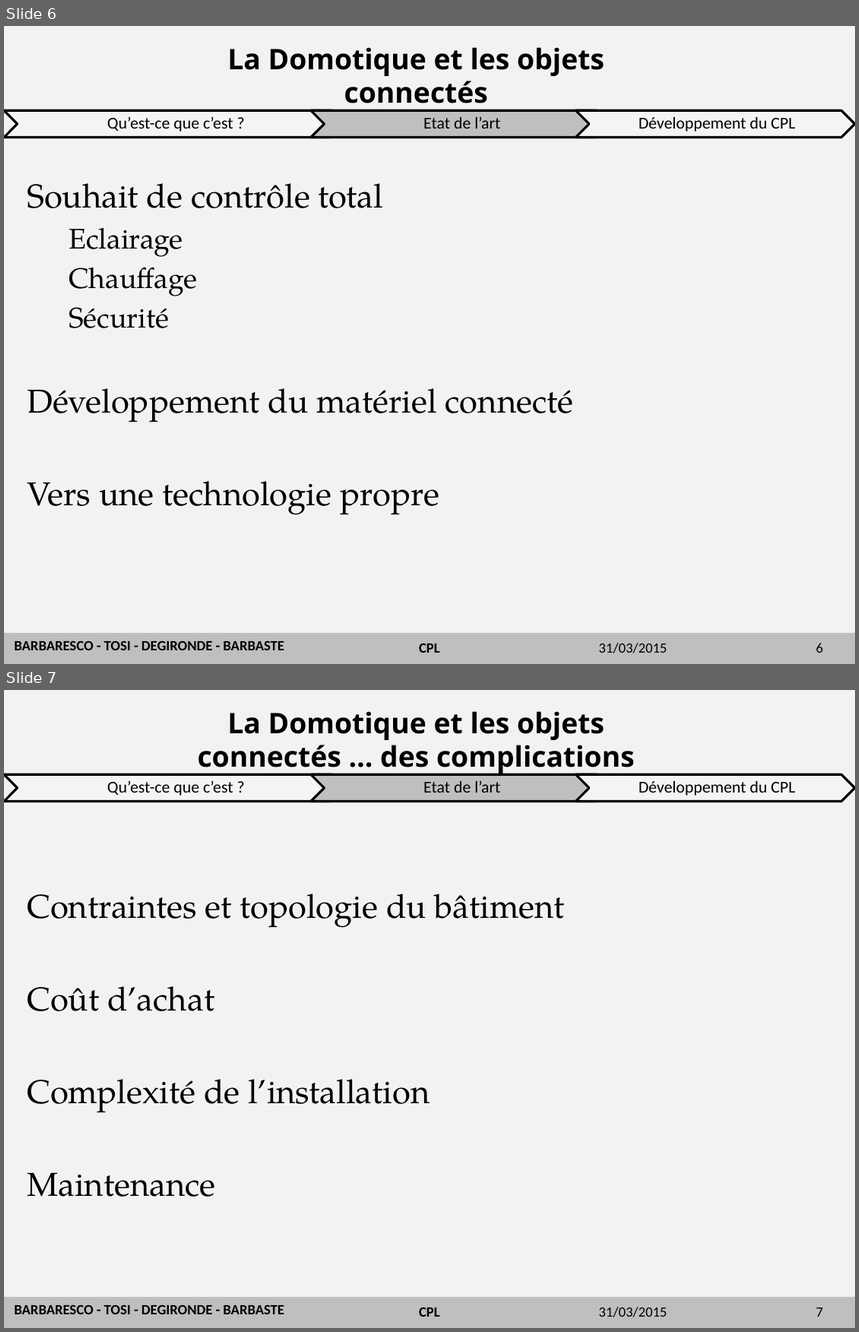
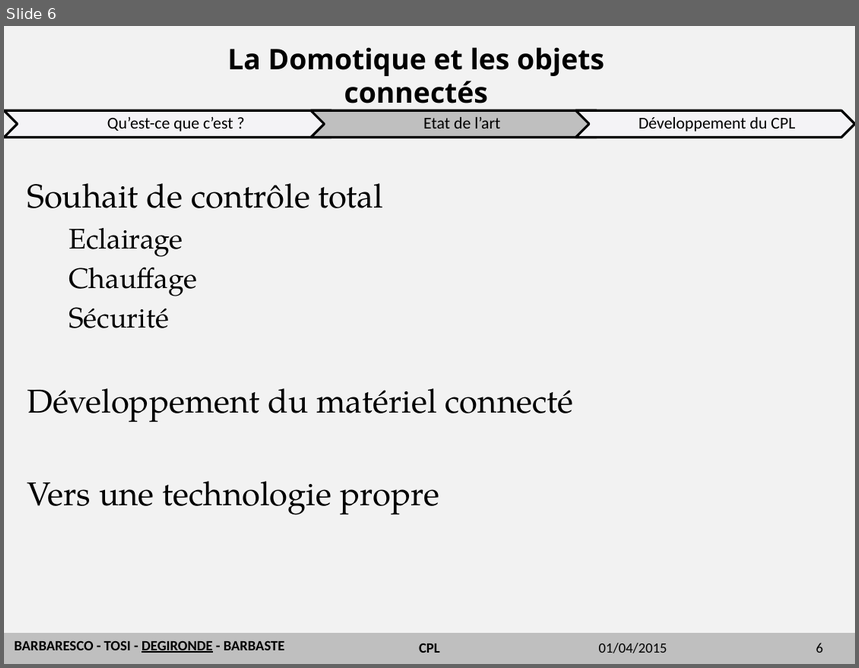
Before and after one commit to emeric254/BETelecomsCPL2014, a slide deck: diapo/CPL.pptx. Shown one above the other, each under a label of ours: slides 6 and 7 before the commit, slide 6 after it. The pictures are 859x1332 and 859x668 pixels, drawn with LibreOffice and Linux fonts; fonts in the diff are those of the drawing; background and template pictures are left out. Boxes give left, top, right and bottom in pixels: in the first picture for what was removed or moved away, otherwise in the second. Text is boxed around its words. In the diff, an @@ line names an element or a change of style, - is before the commit and + after.

```diff
--- a/diapo/CPL.pptx
+++ b/diapo/CPL.pptx
@@ slide 7 removed at <box>4,690,855,1328</box>, background #F2F2F2; not listed: 2 template elements that a slide beside it also shows @@
@@ title removed at <box>198,711,635,775</box> @@
-La Domotique et les objets connectés … des complications
@@ group removed at <box>4,774,855,801</box>: 3 chevrons, 3 texts @@
-Qu’est-ce que c’est ?
-Etat de l’art
-Développement du CPL
@@ text removed at <box>27,894,565,1197</box> @@
-Contraintes et topologie du bâtiment
-Coût d’achat
-Complexité de l’installation
-Maintenance
@@ text removed at <box>14,1306,284,1315</box> @@
-BARBARESCO - TOSI - DEGIRONDE - BARBASTE
@@ text removed at <box>599,1307,667,1318</box> @@
-31/03/2015
@@ page number removed at <box>816,1308,823,1317</box> @@
-7
@@ slide 6 changed as well @@
@@ text "BARBARESCO - TOSI - DEGIRONDE ..." at <box>14,642,285,653</box>: underline on in "DEGIRONDE" @@
@@ text at <box>599,643,667,654</box>: text changed @@
-31/03/2015
+01/04/2015
```
Also in this commit, not shown: 18 other slides changed, 4 other slides removed, 1 other file.
